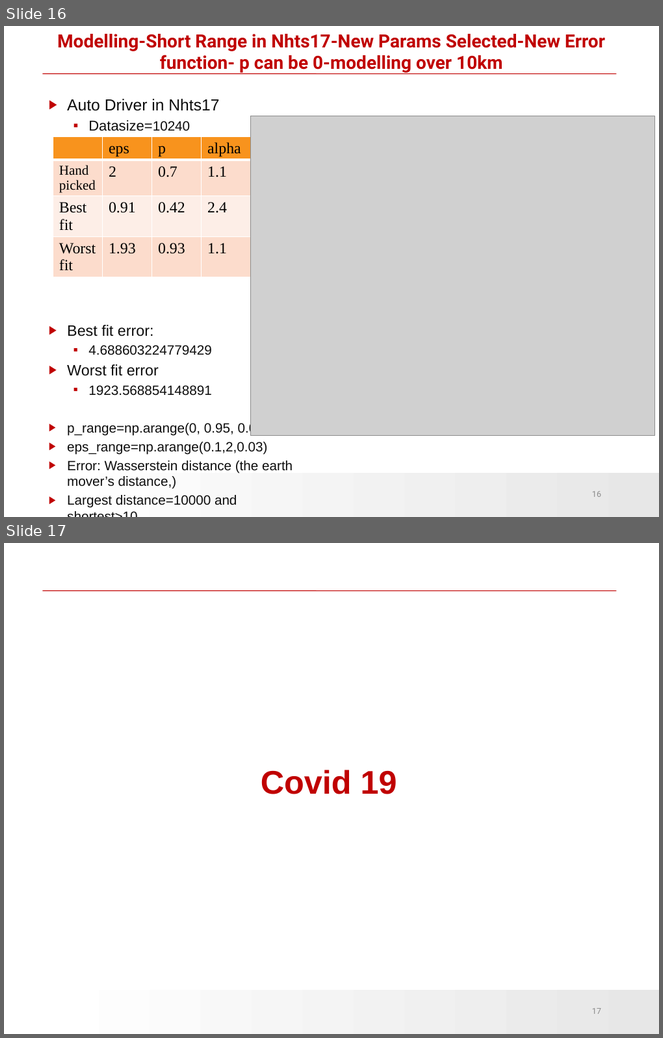
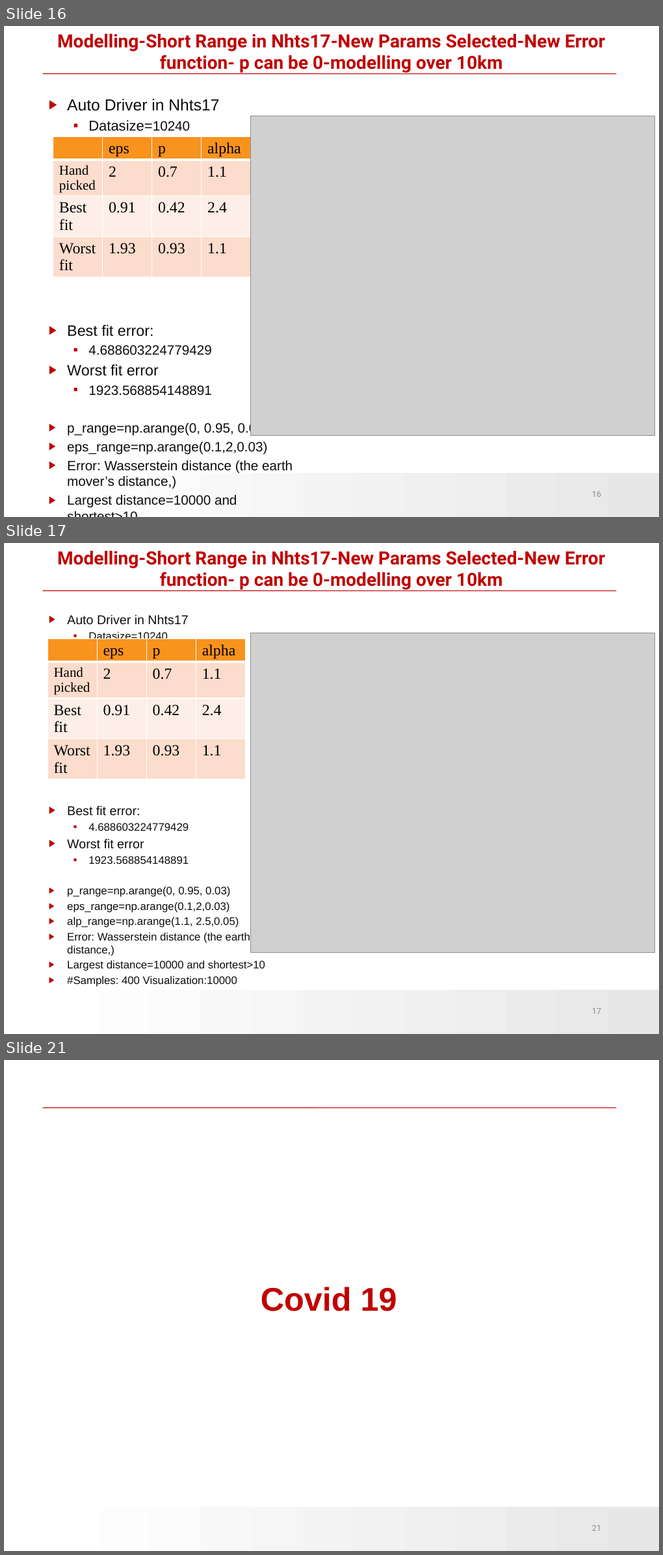
Before and after one commit to HuiranLiu/Long-distance-travel-human-mobility, a slide deck: Mobility_Levy.pptx. Shown one above the other, each under a label of ours: slides 16 and 17 before the commit, slides 16, 17 and 21 after it; the slides between them are not shown. The pictures are 663x1038 and 663x1555 pixels, drawn with LibreOffice and Linux fonts; fonts in the diff are those of the drawing; grey boxes stand for pictures; background and template pictures are left out. Boxes give left, top, right and bottom in pixels: in the first picture for what was removed or moved away, otherwise in the second. Text is boxed around its words. In the diff, an @@ line names an element or a change of style, - is before the commit and + after.

Commit message:
model updated and coloring corrected

```diff
--- a/Mobility_Levy.pptx
+++ b/Mobility_Levy.pptx
@@ slide 17 added at (4, 543, 659, 1034), background #FFFFFF; not listed: 2 template elements that a slide beside it also shows @@
@@ title added at (57, 551, 605, 591), 20 pt, text #C00000, bold @@
+Modelling-Short Range in Nhts17-New Params Selected-New Error function- p can be 0-modelling over 10km
@@ text added at (67, 615, 265, 987), 12 pt, text #0D0D0D @@
+▶ Auto Driver in Nhts17
+  ▪ Datasize=10240
+▶ Best fit error:
+  ▪ 4.688603224779429
+▶ Worst fit error
+  ▪ 1923.568854148891
+▶ p_range=np.arange(0, 0.95, 0.03)
+▶ eps_range=np.arange(0.1,2,0.03)
+▶ alp_range=np.arange(1.1, 2.5,0.05)
+▶ Error: Wasserstein distance (the earth mover’s distance,)
+▶ Largest distance=10000 and shortest>10
+▶ #Samples: 400 Visualization:10000
@@ table added at (48, 639, 244, 789), 4 rows, 4 columns @@
+ | eps | p | alpha
+Hand picked | 2 | 0.7 | 1.1
+Best fit | 0.91 | 0.42 | 2.4
+Worst fit | 1.93 | 0.93 | 1.1
@@ picture added at (251, 633, 655, 953) @@
@@ page number added at (592, 1008, 601, 1014), 9 pt, text #8C8C8C @@
+17
@@ what was slide 17 is now slide 21 @@
@@ page number at (592, 1525, 601, 1531): text changed @@
-17
+21
```
Also in this commit, not shown: 3 other slides added, 2 other files.
